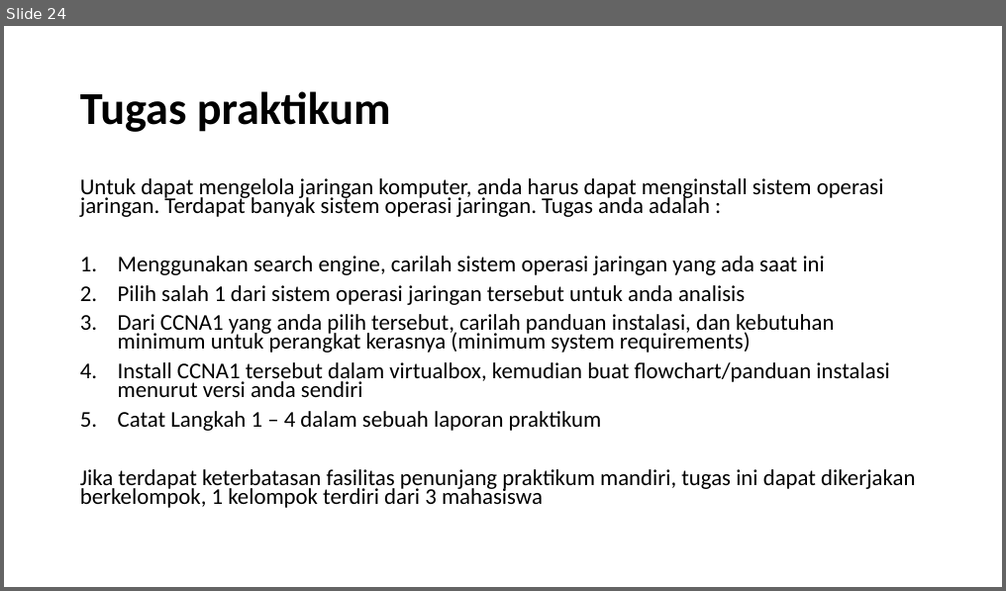
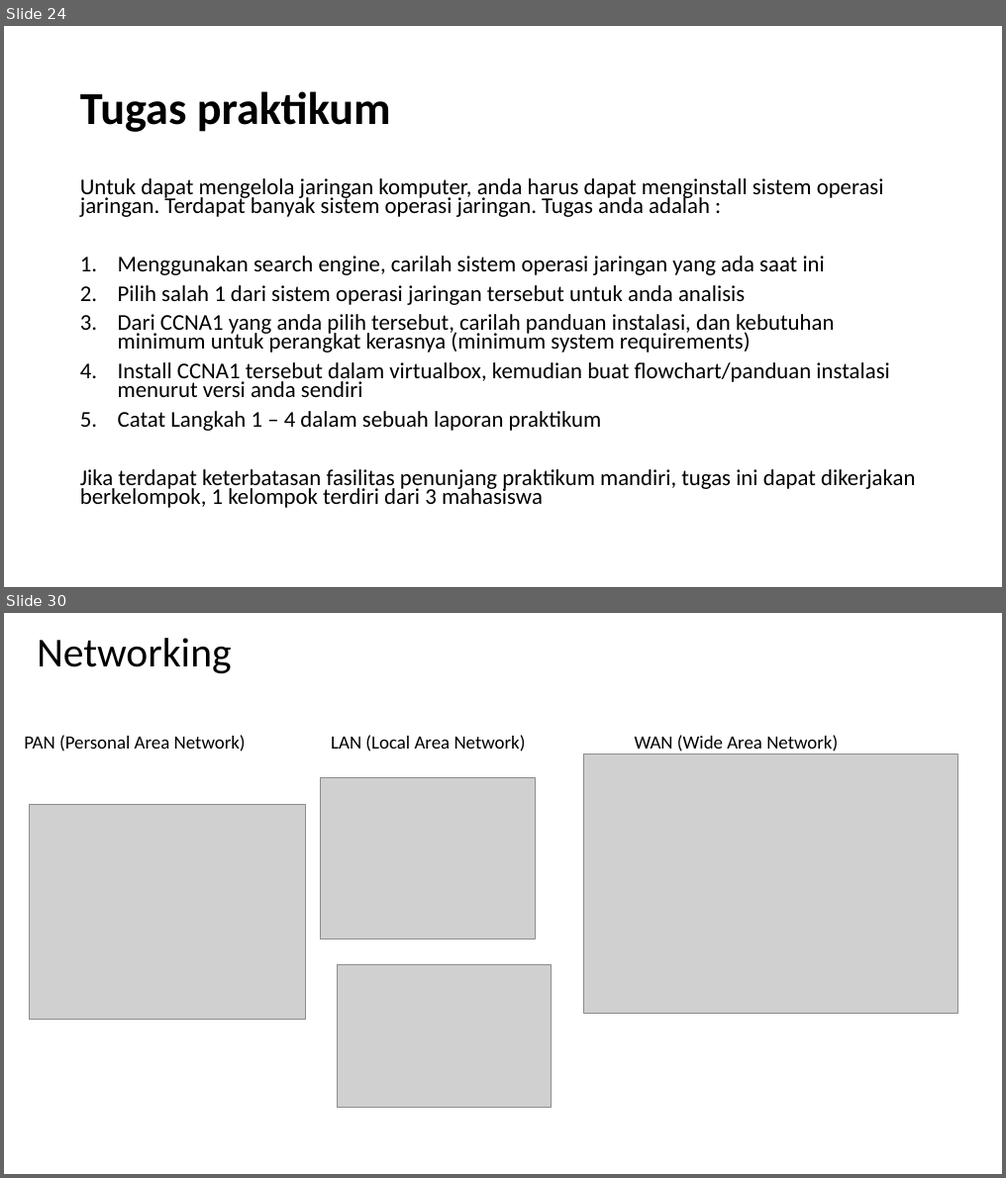
Before and after one commit to amelcharolinesgn2/Networking-CNNA-1-2, a slide deck: Basic_network_Topology.pptx. Shown one above the other, each under a label of ours: slide 24 before the commit, slides 24 and 30 after it; the slides between them are not shown. The pictures are 1006x591 and 1006x1178 pixels, drawn with LibreOffice and Linux fonts; fonts in the diff are those of the drawing; grey boxes stand for pictures. Boxes give left, top, right and bottom in pixels: in the first picture for what was removed or moved away, otherwise in the second. Text is boxed around its words. In the diff, an @@ line names an element or a change of style, - is before the commit and + after.

```diff
--- a/Basic_network_Topology.pptx
+++ b/Basic_network_Topology.pptx
@@ slide 30 added at <box>4,613,1002,1174</box>, background #FFFFFF @@
@@ title added at <box>37,638,232,673</box>, 39.6 pt, text #000000 @@
+Networking
@@ text added at <box>24,735,246,752</box>, 18 pt, text #000000 @@
+PAN (Personal Area Network)
@@ text added at <box>331,735,526,752</box>, 18 pt, text #000000 @@
+LAN (Local Area Network)
@@ picture added at <box>584,755,958,1014</box> @@
@@ text added at <box>635,735,838,755</box>, 18 pt, text #000000 @@
+WAN (Wide Area Network)
@@ picture added at <box>321,777,536,939</box> @@
@@ picture added at <box>30,804,306,1019</box> @@
@@ picture added at <box>338,964,551,1108</box> @@
```
Also in this commit, not shown: 14 other slides added.
